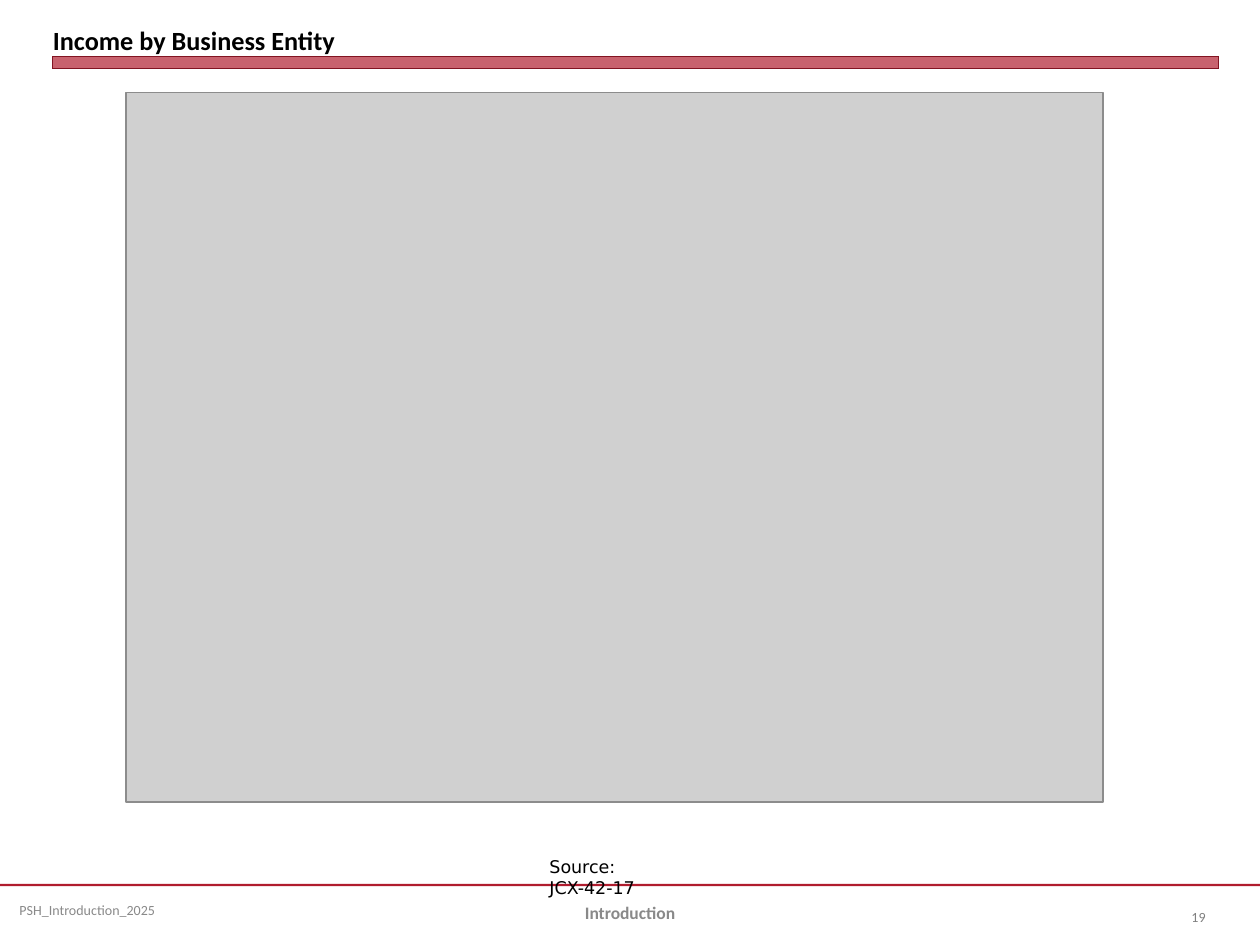
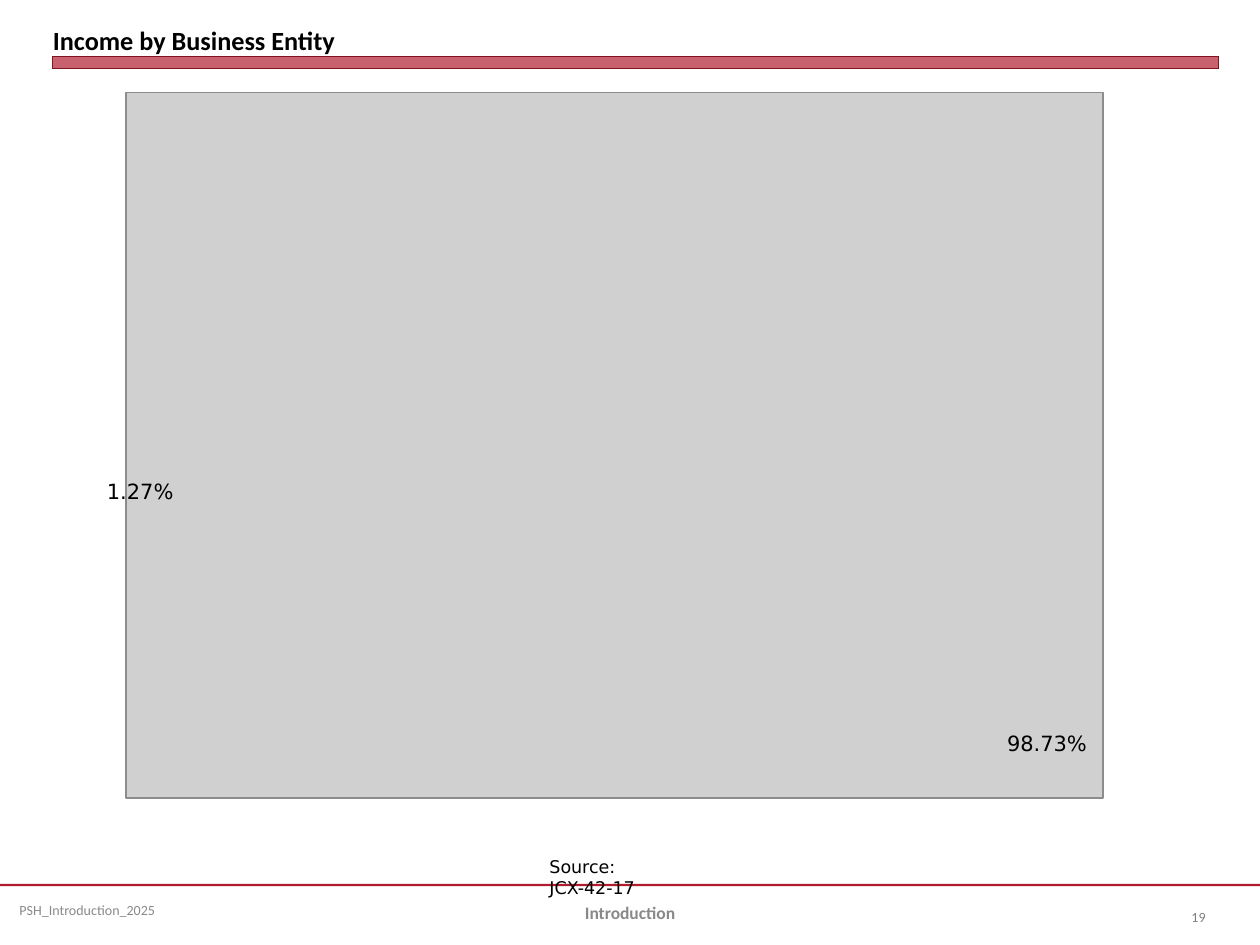
Before and after one commit to jmc877/Partnership-Tax, a slide deck: slide 19 of slides/PSH_Introduction_2025.pptx. Drawn at 1260x945 pixels with LibreOffice and Linux fonts; fonts in the diff are those of the drawing; grey boxes stand for pictures. Boxes give left, top, right and bottom in pixels: in the first picture for what was removed or moved away, otherwise in the second. Text is boxed around its words. In the diff, an @@ line names an element or a change of style, - is before the commit and + after.

```diff
--- a/slides/PSH_Introduction_2025.pptx
+++ b/slides/PSH_Introduction_2025.pptx
@@ picture resized from (x1=126, y1=93, x2=1102, y2=803) to (x1=126, y1=93, x2=1102, y2=799) @@
@@ text added at (x1=107, y1=482, x2=174, y2=504), 12 pt, text #000000 @@
+1.27%
@@ text added at (x1=1007, y1=735, x2=1087, y2=752), 12 pt, text #000000 @@
+98.73%
```
Also in this commit, not shown: 1 other slide changed, 1 other file.
